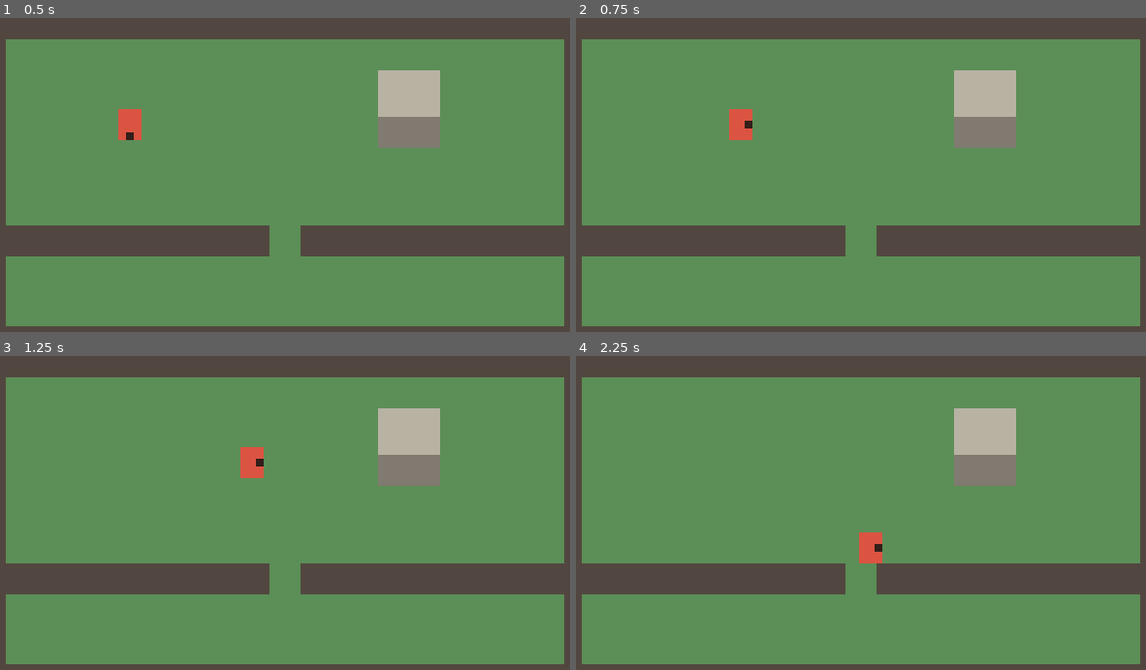
Above: before the commit, frames 1-4 (two rows, left to right).
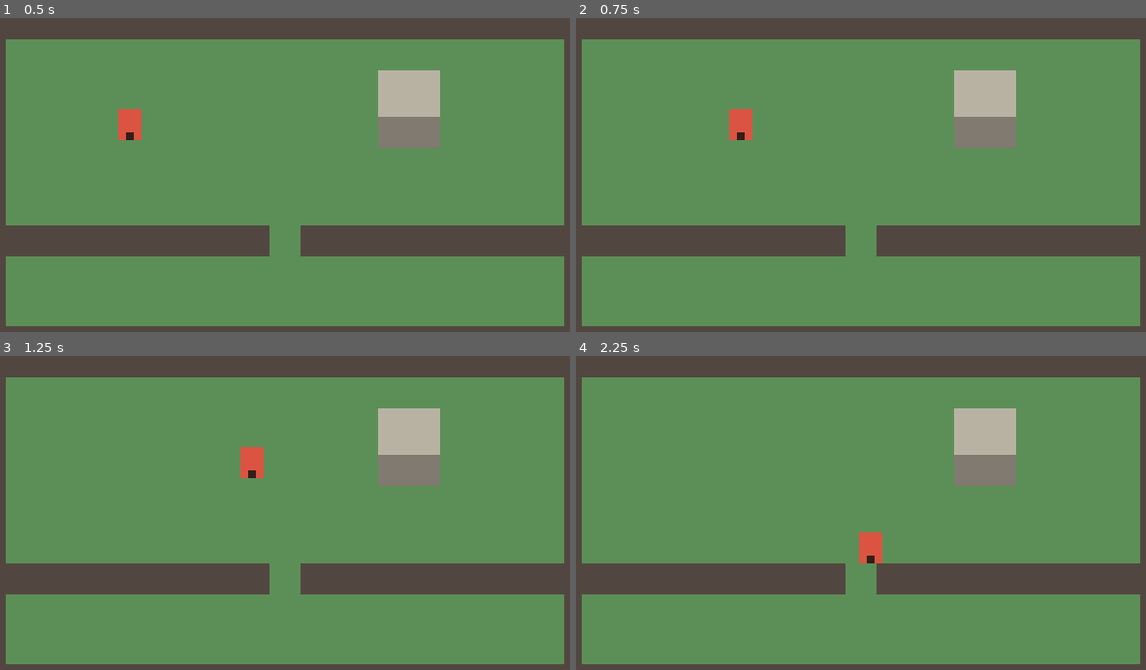
Above: after the commit, the same moments.

Repository: marcelozorza/Alttp2
Game: Godot game, scene res://world/test_room.tscn
Two runs of this game, one before a commit and one after it. Both use one fixed random seed, a clock stepped at 60 frames per second and the inputs below.
Inputs:
- Up to frame 1 (0.5 s): no input
- Up to frame 2 (0.75 s): tap Enter at 0.5 s; hold D (move_right) from 0.53 s (still down); hold Shift (lock_facing, bound only after the commit) from 0.53 s (still down)
- Up to frame 3 (1.25 s): keep holding D (move_right); keep holding Shift (lock_facing, bound only after the commit)
- Up to frame 4 (2.25 s): release D (move_right) at 1.28 s; release Shift (lock_facing, bound only after the commit) at 1.28 s; hold S (move_down) 1.28-2.03 s; tap Shift (lock_facing, bound only after the commit) at 1.35 s; hold D (move_right) from 2.03 s (still down); hold Shift (lock_facing, bound only after the commit) from 2.03 s (still down)

Frame 1 is identical in both runs. In frame 2, less than 0.1% of the frame differs, in the area x 28-31%, y 32-39%; in frame 3, less than 0.1%; in frame 4, less than 0.1%.

Commit message:
Corrida com dois toques, desequilíbrio e trava de direção
O personagem corre com dois toques rápidos na mesma direção, enquanto
a direção estiver pressionada. Depois de um tempo correndo, perde o
equilíbrio e segue em frente sem controle. Apertar a direção oposta o
equilibra. Sem reação, ele cai e fica parado por alguns instantes.
Velocidade, janela do duplo toque, tempos de equilíbrio, reação e
queda e a possibilidade de mudar de direção correndo são ajustáveis
no Inspetor. Os tempos são contados em ticks de física.

O movimento passa a ser sempre em 8 direções, sem opção de analógico
livre. Segurar Shift, L ou R mantém a direção de frente para andar de
lado.

Documento de design atualizado com as decisões de movimento e combate.

Co-Authored-By: Claude Opus 5.5 <noreply@anthropic.com>
Claude-Session: https://claude.ai/code/session_016s7New5LTHa6UAzWiptqTv

Diff:
--- a/player/player.gd
+++ b/player/player.gd
@@ -5,7 +5,10 @@
 ## O movimento roda em _physics_process, que o Godot executa em passo fixo
 ## (60 vezes por segundo, padrão de Physics > Common > Physics Ticks Per Second).
 ## Assim o movimento é idêntico em qualquer máquina e taxa de quadros, condição
-## para que técnicas avançadas de precisão sejam reproduzíveis.
+## para que técnicas avançadas de precisão sejam reproduzíveis. Pelo mesmo
+## motivo, todos os tempos (duplo toque, equilíbrio, queda) são contados em ticks.
+##
+## O movimento é sempre em 8 direções, inclusive no analógico.
 ##
 ## A origem do nó fica no centro dos pés, e a colisão cobre só essa área.
 ## O corpo desenhado se estende para cima, o que permite passar por trás de
@@ -13,6 +16,13 @@
 ##
 ## Os parâmetros exportados podem ser ajustados com o jogo rodando, pela aba
 ## Remoto da árvore de cena, e o efeito é imediato.
+
+enum State { WALK, RUN, WOBBLE, FALLEN }
+
+## Cores provisórias do corpo em cada estado.
+const RUN_COLOR := Color(0.95, 0.62, 0.2, 1.0)
+const WOBBLE_COLOR := Color(1.0, 0.15, 0.15, 1.0)
+const FALLEN_COLOR := Color(0.45, 0.4, 0.4, 1.0)
 
 @export_group("Andar")
 ## Velocidade máxima, em pixels por segundo.
@@ -21,9 +31,24 @@
 @export_range(0.0, 1.0, 0.01) var acceleration_time := 0.0
 ## Segundos para parar a partir da velocidade máxima. Zero é parada instantânea.
 @export_range(0.0, 1.0, 0.01) var deceleration_time := 0.0
-## Restringe o movimento a 8 direções, como num direcional. Desligado, o
-## analógico move em qualquer ângulo, com velocidade proporcional à inclinação.
-@export var snap_to_8_directions := true
+
+@export_group("Correr")
+## Velocidade da corrida, em pixels por segundo.
+@export_range(10.0, 400.0, 1.0) var run_speed := 150.0
+## Tempo máximo, em segundos, entre os dois toques na mesma direção para
+## começar a correr. A corrida dura enquanto a direção estiver pressionada.
+@export_range(0.1, 0.5, 0.01) var double_tap_window := 0.25
+## Ligado, dá para mudar de direção correndo. Desligado, a corrida é em linha
+## reta e termina ao mudar de direção.
+@export var run_can_steer := true
+## Segundos de corrida contínua até o personagem perder o equilíbrio. Zero
+## desliga o tropeço.
+@export_range(0.0, 5.0, 0.05) var balance_time := 1.0
+## Segundos de desequilíbrio para reagir antes de cair. Para se equilibrar,
+## aperte a direção oposta à da corrida.
+@export_range(0.05, 2.0, 0.05) var wobble_time := 0.5
+## Segundos caído no chão, sem poder se mover.
+@export_range(0.0, 3.0, 0.05) var fall_time := 0.8
 
 @export_group("Quinas")
 ## Distância máxima, em pixels, para escorregar pela quina ao esbarrar numa
@@ -31,33 +56,111 @@
 @export_range(0, 12, 1) var corner_tolerance := 6
 
 ## Direção para onde o personagem olha, sempre uma das 4 direções retas.
-## Define, no futuro, para onde as ferramentas são usadas.
+## Define, no futuro, para onde as ferramentas são usadas. Segurar a ação
+## lock_facing mantém a frente, o que permite andar de lado.
 var facing := Vector2.DOWN
 
+var _state := State.WALK
+var _state_tick := 0
+var _run_direction := Vector2.ZERO
+var _previous_direction := Vector2.ZERO
+var _last_press_direction := Vector2.ZERO
+var _last_press_tick := 0
+
+@onready var _body: ColorRect = $Body
+@onready var _walk_color: Color = _body.color
+@onready var _body_rest_position: Vector2 = _body.position
 @onready var _facing_marker: ColorRect = $FacingMarker
 
 
 func _physics_process(delta: float) -> void:
 	var direction := _read_direction()
-	_update_facing(direction)
-	_update_velocity(direction, delta)
-	var nudge := _corner_nudge(direction, delta)
+	_update_state(direction)
+	var move_direction := direction
+	var speed := walk_speed
+	match _state:
+		State.RUN:
+			speed = run_speed
+		State.WOBBLE:
+			# Desequilibrado, segue em frente sem controle.
+			move_direction = _run_direction
+			speed = run_speed
+		State.FALLEN:
+			move_direction = Vector2.ZERO
+	if _state == State.WALK or _state == State.RUN:
+		_update_facing(direction)
+	_update_velocity(move_direction, speed, delta)
+	var nudge := _corner_nudge(move_direction, speed, delta)
 	if nudge != Vector2.ZERO:
 		velocity = nudge
 	move_and_slide()
-	_update_facing_marker()
-
-
+	_update_visuals()
+
+
+## Lê a entrada e a reduz a uma das 8 direções, com as diagonais normalizadas.
 func _read_direction() -> Vector2:
 	var raw := Input.get_vector("move_left", "move_right", "move_up", "move_down")
-	if raw == Vector2.ZERO or not snap_to_8_directions:
+	if raw == Vector2.ZERO:
 		return raw
 	var angle := snappedf(raw.angle(), PI / 4.0)
 	return Vector2(roundf(cos(angle)), roundf(sin(angle))).normalized()
 
 
+## Andar vira corrida com o duplo toque. A corrida longa demais leva ao
+## desequilíbrio, e o desequilíbrio sem reação leva à queda.
+func _update_state(direction: Vector2) -> void:
+	var pressed := _previous_direction == Vector2.ZERO and direction != Vector2.ZERO
+	_previous_direction = direction
+	match _state:
+		State.WALK:
+			if pressed and _is_double_tap(direction):
+				_run_direction = direction
+				_enter(State.RUN)
+		State.RUN:
+			if direction == Vector2.ZERO or (direction != _run_direction and not run_can_steer):
+				_enter(State.WALK)
+			else:
+				_run_direction = direction
+				if balance_time > 0.0 and _ticks_in_state() >= _ticks(balance_time):
+					_enter(State.WOBBLE)
+		State.WOBBLE:
+			if direction.dot(_run_direction) < 0.0:
+				_enter(State.WALK)
+			elif _ticks_in_state() >= _ticks(wobble_time):
+				_enter(State.FALLEN)
+		State.FALLEN:
+			if _ticks_in_state() >= _ticks(fall_time):
+				_enter(State.WALK)
+
+
+## Duas pressões na mesma direção, partindo do neutro, dentro de
+## double_tap_window. Depois de reconhecido, o duplo toque é consumido.
+func _is_double_tap(direction: Vector2) -> bool:
+	var now := Engine.get_physics_frames()
+	var window := _ticks(double_tap_window)
+	if direction == _last_press_direction and now - _last_press_tick <= window:
+		_last_press_direction = Vector2.ZERO
+		return true
+	_last_press_direction = direction
+	_last_press_tick = now
+	return false
+
+
+func _enter(state: State) -> void:
+	_state = state
+	_state_tick = Engine.get_physics_frames()
+
+
+func _ticks_in_state() -> int:
+	return Engine.get_physics_frames() - _state_tick
+
+
+func _ticks(seconds: float) -> int:
+	return roundi(seconds * Engine.physics_ticks_per_second)
+
+
 func _update_facing(direction: Vector2) -> void:
-	if direction == Vector2.ZERO:
+	if direction == Vector2.ZERO or Input.is_action_pressed("lock_facing"):
 		return
 	var horizontal := Vector2(signf(direction.x), 0.0)
 	var vertical := Vector2(0.0, signf(direction.y))
@@ -65,30 +168,30 @@
 		# Na diagonal, mantém a frente atual se ela fizer parte da diagonal.
 		if facing == horizontal or facing == vertical:
 			return
-		facing = horizontal if absf(direction.x) > absf(direction.y) else vertical
+		facing = vertical
 	else:
 		facing = horizontal if direction.x != 0.0 else vertical
 
 
-func _update_velocity(direction: Vector2, delta: float) -> void:
-	var target := direction * walk_speed
+func _update_velocity(direction: Vector2, speed: float, delta: float) -> void:
+	var target := direction * speed
 	var time_to_full := acceleration_time if direction != Vector2.ZERO else deceleration_time
 	if time_to_full <= 0.0:
 		velocity = target
 	else:
-		velocity = velocity.move_toward(target, walk_speed / time_to_full * delta)
+		velocity = velocity.move_toward(target, speed / time_to_full * delta)
 
 
 ## Ao esbarrar numa parede andando em linha reta, procura a abertura mais
 ## próxima dentro de corner_tolerance pixels para cada lado. Se achar, devolve
 ## a velocidade que empurra o personagem até ela, limitada para não passar do
 ## ponto quando falta menos de um passo.
-func _corner_nudge(direction: Vector2, delta: float) -> Vector2:
+func _corner_nudge(direction: Vector2, speed: float, delta: float) -> Vector2:
 	if corner_tolerance <= 0 or direction == Vector2.ZERO:
 		return Vector2.ZERO
 	if direction.x != 0.0 and direction.y != 0.0:
 		return Vector2.ZERO
-	var forward := direction.normalized() * walk_speed * delta
+	var forward := direction * speed * delta
 	if not test_move(global_transform, forward):
 		return Vector2.ZERO
 	var perpendicular := Vector2.DOWN if direction.y == 0.0 else Vector2.RIGHT
@@ -98,13 +201,26 @@
 			if test_move(global_transform, shift):
 				continue
 			if not test_move(global_transform.translated(shift), forward):
-				return perpendicular * side * minf(walk_speed, offset / delta)
+				return perpendicular * side * minf(speed, offset / delta)
 	return Vector2.ZERO
 
 
-## Marcador provisório: um quadrado na borda do corpo, do lado para onde o
-## personagem olha.
-func _update_facing_marker() -> void:
+## Visual provisório: a cor do corpo indica o estado, o corpo treme no
+## desequilíbrio e um quadrado na borda mostra para onde o personagem olha.
+func _update_visuals() -> void:
+	var color := _walk_color
+	var shake := Vector2.ZERO
+	match _state:
+		State.RUN:
+			color = RUN_COLOR
+		State.WOBBLE:
+			var blink := posmod(_ticks_in_state(), 8) < 4
+			color = WOBBLE_COLOR if blink else RUN_COLOR
+			shake = Vector2(1.0 if blink else -1.0, 0.0)
+		State.FALLEN:
+			color = FALLEN_COLOR
+	_body.color = color
+	_body.position = _body_rest_position + shake
 	var body_center := Vector2(0.0, -4.0)
 	var center := body_center + facing * Vector2(4.0, 6.0)
 	_facing_marker.position = center - _facing_marker.size / 2.0
--- a/project.godot
+++ b/project.godot
@@ -59,6 +59,13 @@
 , Object(InputEventJoypadMotion,"resource_local_to_scene":false,"resource_name":"","device":-1,"axis":0,"axis_value":1.0,"script":null)
 ]
 }
+lock_facing={
+"deadzone": 0.2,
+"events": [Object(InputEventKey,"resource_local_to_scene":false,"resource_name":"","device":-1,"window_id":0,"alt_pressed":false,"shift_pressed":false,"ctrl_pressed":false,"meta_pressed":false,"pressed":false,"keycode":0,"physical_keycode":4194325,"key_label":0,"unicode":0,"location":0,"echo":false,"script":null)
+, Object(InputEventJoypadButton,"resource_local_to_scene":false,"resource_name":"","device":-1,"button_index":9,"pressure":0.0,"pressed":false,"script":null)
+, Object(InputEventJoypadButton,"resource_local_to_scene":false,"resource_name":"","device":-1,"button_index":10,"pressure":0.0,"pressed":false,"script":null)
+]
+}
 
 [rendering]
 
Not shown, changed: docs/design.md
